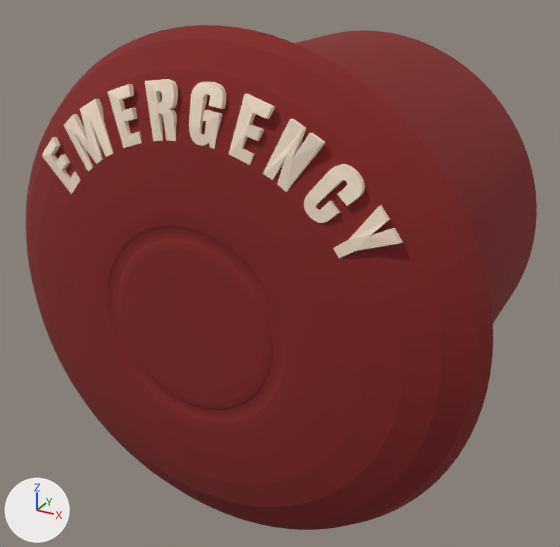
The FBX model assets/emergency_button/emergencybutton.fbx, before and after one commit.
Camera for both pictures: a 50 mm camera at (-5.024, -2.21, 3.591) aimed at (-5.589, -1.183, 3.077). The axes (+X, +Y, +Z) are drawn at lower left. The lights are the same throughout. Where no turn or scale is listed for an object, it has been applied to the vertices.

The first picture shows 'exitbutton button'.
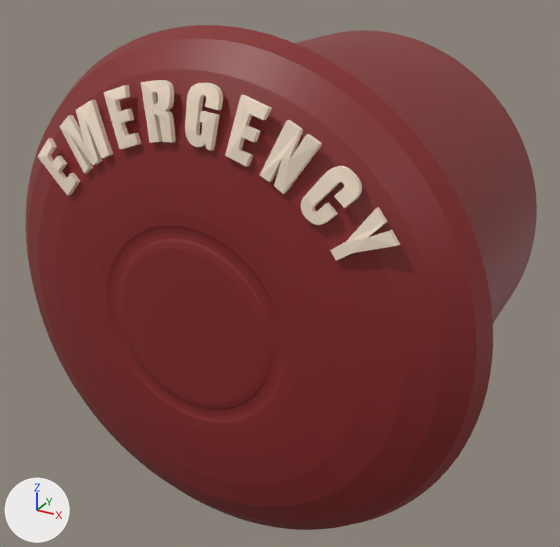
Changed parts and their boxes (x1, y1, x2, y2) in the pictures (560 x 547 px; the box of a moved part takes in the faces that stretch with it):
```json
{"object": "exitbutton button", "change": "surface changed, reshaped", "before": [26, 25, 537, 530], "after": [26, 25, 537, 530], "on screen": "red to brown"}
{"part": 1, "of": "me_cylinder_012", "change": "moved or reshaped", "before": [333, 205, 403, 258], "after": [330, 207, 400, 261]}
{"part": 2, "of": "me_cylinder_012", "change": "moved or reshaped", "before": [304, 164, 365, 223], "after": [301, 166, 362, 225]}
{"part": 3, "of": "me_cylinder_012", "change": "moved or reshaped", "before": [263, 119, 325, 192], "after": [260, 120, 322, 194]}
{"part": 4, "of": "me_cylinder_012", "change": "moved or reshaped", "before": [229, 94, 275, 165], "after": [225, 95, 272, 166]}
{"part": 5, "of": "me_cylinder_012", "change": "moved or reshaped", "before": [189, 82, 226, 149], "after": [185, 83, 223, 150]}
{"part": 6, "of": "me_cylinder_012", "change": "moved or reshaped", "before": [145, 79, 178, 141], "after": [141, 80, 176, 143]}
{"part": 7, "of": "me_cylinder_012", "change": "moved or reshaped", "before": [108, 84, 142, 148], "after": [104, 85, 141, 149]}
{"part": 8, "of": "me_cylinder_012", "change": "moved or reshaped", "before": [64, 99, 113, 171], "after": [59, 100, 113, 174]}
{"part": 9, "of": "me_cylinder_012", "change": "moved or reshaped", "before": [42, 137, 81, 194], "after": [37, 138, 80, 196]}
```

Edits to the scene script, one JSON object a line:
```json
{"op": "set", "path": "mat_button.roughness", "old": "1.0", "new": "0.488"}
{"block": "me_cylinder_012", "where": "me_cylinder_012.from_pydata(...)  # 3549 vertices, 4066 faces; spans x -0.38..0.38, y -0.3..0.295, z -0.38..0.38"}
{"block": "me_cylinder_012", "where": "# used by ob_exitbutton_button; location = (-5.575, -1.159, 3.105)"}
{"block": "me_cylinder_012", "change": "me_cylinder_012 part 1: the loose piece of 18 vertices spanning x 0.201..0.279, y -0.287..-0.267, z 0.138..0.207 is moved by (0.0, -0.008, 0.0)"}
{"block": "me_cylinder_012", "change": "me_cylinder_012 part 2: the loose piece of 352 vertices spanning x 0.162..0.229, y -0.287..-0.265, z 0.177..0.247 is moved by (0.0, -0.008, 0.0)"}
{"block": "me_cylinder_012", "change": "me_cylinder_012 part 3: the loose piece of 20 vertices spanning x 0.108..0.18, y -0.287..-0.269, z 0.208..0.293 is moved by (0.0, -0.008, 0.0)"}
{"block": "me_cylinder_012", "change": "me_cylinder_012 part 4: the loose piece of 24 vertices spanning x 0.061..0.115, y -0.287..-0.269, z 0.234..0.316 is moved by (0.0, -0.008, 0.0)"}
{"block": "me_cylinder_012", "change": "me_cylinder_012 part 5: the loose piece of 382 vertices spanning x 0.005..0.05, y -0.287..-0.266, z 0.247..0.324 is moved by (0.0, -0.008, 0.0)"}
{"block": "me_cylinder_012", "change": "me_cylinder_012 part 6: the loose piece of 332 vertices spanning x -0.065..-0.015, y -0.287..-0.27, z 0.245..0.323 is moved by (0.0, -0.008, 0.0)"}
{"block": "me_cylinder_012", "change": "me_cylinder_012 part 7: the loose piece of 24 vertices spanning x -0.127..-0.069, y -0.289..-0.269, z 0.231..0.312 is moved by (0.0, -0.008, 0.0)"}
{"block": "me_cylinder_012", "change": "me_cylinder_012 part 8: the loose piece of 26 vertices spanning x -0.213..-0.117, y -0.289..-0.265, z 0.189..0.288 is moved by (0.0, -0.008, 0.0)"}
{"block": "me_cylinder_012", "change": "me_cylinder_012 part 9: the loose piece of 24 vertices spanning x -0.257..-0.179, y -0.288..-0.269, z 0.153..0.228 is moved by (0.0, -0.008, 0.0)"}
```
